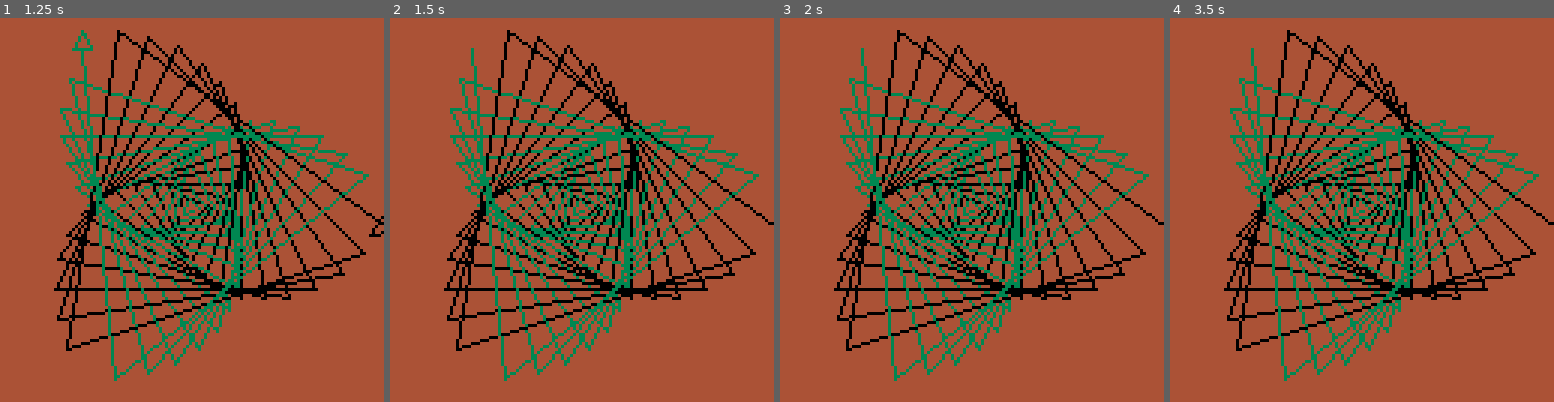
Above: before the commit, frames 1-4 (left to right).
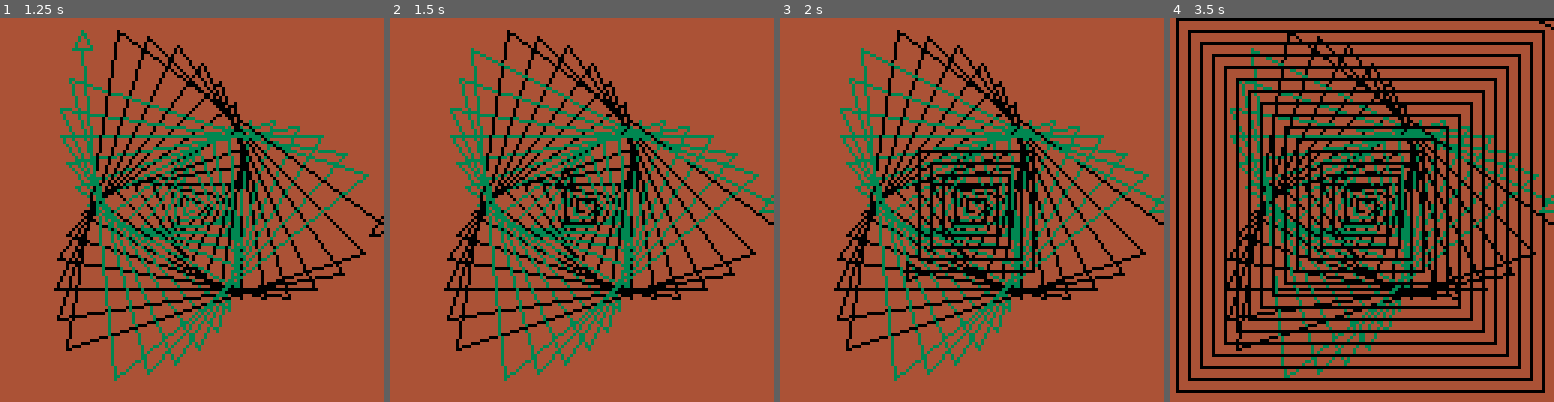
Above: after the commit, the same moments.

Repository: metageek/turtles-8
Game: PICO-8 cartridge f.p8
The game is run twice, just before and just after one commit, with the same random seed, the same clock (stepped at 60 frames per second) and the same inputs.
Inputs:
- Up to frame 1 (1.25 s): no input
- Up to frame 2 (1.5 s): no input
- Up to frame 3 (2 s): no input
- Up to frame 4 (3.5 s): no input

Frame 1 is identical in both runs. In frame 2, 0.9% of the frame differs, in the area x 21-100%, y 8-54%; in frame 3, 2.8%; in frame 4, 23%, in the area x 1-100%, y 0-98%.

Commit message:
Fixing sequence of steps

Diff:
--- a/f.p8
+++ b/f.p8
@@ -3,12 +3,17 @@
 __lua__
 #include turtle.lua
 function _init()
-   cls(4)
    t1 = mkturtle()
    t2 = mkturtle()
    t1.setcolor(0)
    t2.setcolor(3)
    spiral(t1, 117, 3)
+   jumper = mkroutine(function(r)
+     t1.home()
+     return false
+   end, false)
+   t1.exec(jumper)
+   spiral(t1, 90, 2)
    spiral(t2, 123, 3)
 end
 function _update()
@@ -16,6 +21,7 @@
    then
         t1.hide()
         t2.hide()
+        stop()
    end
 end
 function _draw()
--- a/turtle.lua
+++ b/turtle.lua
@@ -66,7 +66,7 @@
          return true
       end
 
-      del(t.steps, 1)
+      deli(t.steps, 1)
       t.numsteps -= 1
       return t.numsteps > 0
    end
@@ -105,9 +105,12 @@
       t.y = newy
    end
    t.jump = function(x, y, th)
-      t.x = x
-      t.y = y
-      t.th = th
+      t.x = x or 64
+      t.y = y or 64
+      t.th = th or 0
+   end
+   t.home = function()
+      t.jump()
    end
    t.onscreen = function()
       return 0 <= t.x and t.x < 128 and 0 <= t.y and t.y < 128
